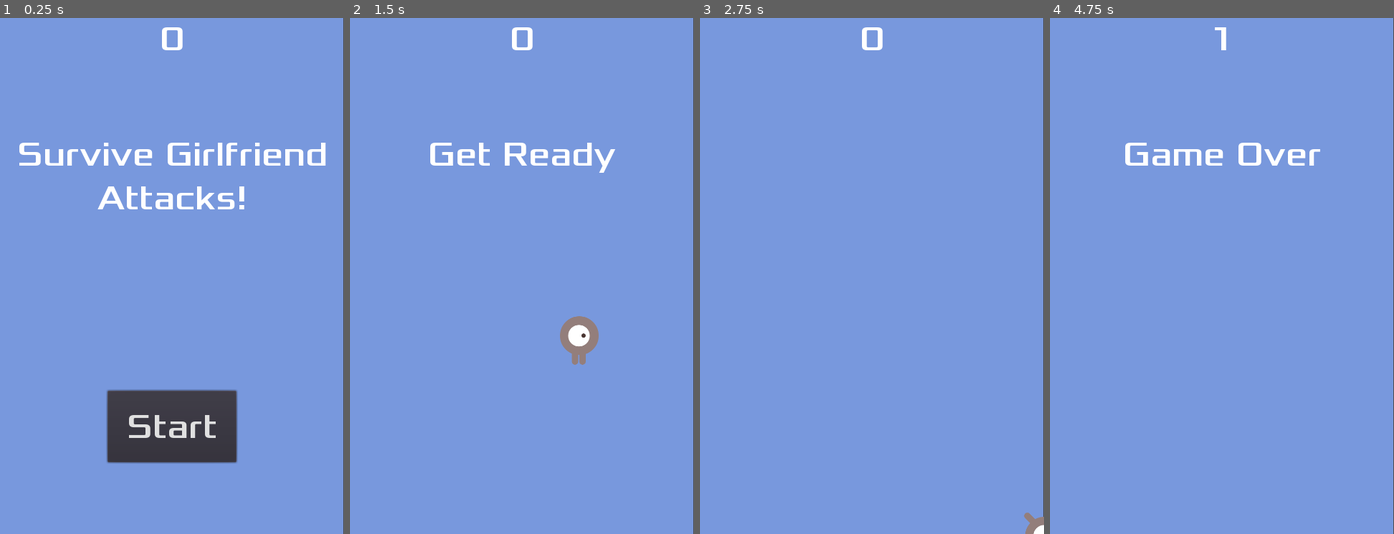
Above: before the commit, frames 1-4 (left to right).
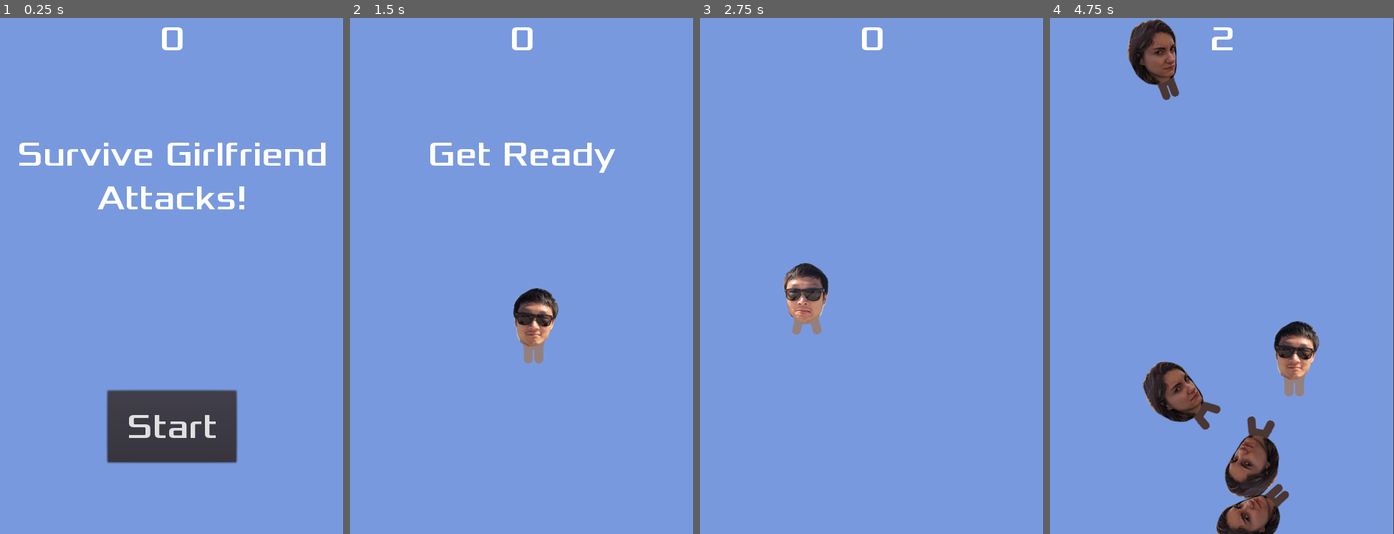
Above: after the commit, the same moments.

Repository: jacygao/dodger
Game: Godot game, scene res://Main.tscn
The game is run twice, just before and just after one commit, with the same random seed, the same clock (stepped at 60 frames per second) and the same inputs.
Inputs (mouse positions are in pixels of both pictures, inside the frame that each line leads up to):
- Up to frame 1 (0.25 s): no input
- Up to frame 2 (1.5 s): click "Start" at 0.5 s; tap Enter at 1.25 s; move the mouse to (597, 250) at 1.27 s; hold Right (ui_right) from 1.28 s (still down); click (597, 250) at 1.42 s
- Up to frame 3 (2.75 s): move the mouse to (803, 301) at 2.02 s; release Right (ui_right) at 2.03 s; hold Down (ui_down) from 2.03 s (still down); click (803, 301) at 2.17 s
- Up to frame 4 (4.75 s): move the mouse to (1256, 162) at 2.77 s; release Down (ui_down) at 2.78 s; hold Right (ui_right) 2.78-3.53 s; click (1256, 162) at 2.92 s; move the mouse to (1204, 379) at 3.52 s; hold Up (ui_up) 3.53-4.28 s; click (1204, 379) at 3.67 s; move the mouse to (1325, 353) at 4.27 s; hold Left (ui_left) from 4.28 s (still down); click (1325, 353) at 4.42 s

The runs differ from the first frame. In frame 2, 2.1% of the frame differs, in the area x 47-73%, y 52-68%; in frame 3, 1.5%; in frame 4, 8.7%, in the area x 21-79%, y 0-100%.

Commit message:
polished the game and completion

Diff:
--- a/HUD.gd
+++ b/HUD.gd
@@ -20,11 +20,11 @@
 	show_message("Game Over")
 	# Wait until the MessageTimer has counted down.
 	yield($MessageTimer, "timeout")
+	# Make a one-shot timer and wait for it to finish.
+	yield(get_tree().create_timer(1), "timeout")
 
 	$Message.text = "Survive Girlfriend Attacks!"
 	$Message.show()
-	# Make a one-shot timer and wait for it to finish.
-	yield(get_tree().create_timer(1), "timeout")
 	$StartButton.show()
 
 func update_score(score):
--- a/Mob.gd
+++ b/Mob.gd
@@ -8,5 +8,9 @@
 	var mob_types = $AnimatedSprite.frames.get_animation_names()
 	$AnimatedSprite.animation = mob_types[randi() % mob_types.size()]
 
+func _process(delta):
+	$AnimatedSprite.animation = "walk"
+	$AnimatedSprite.flip_v = false
+
 func _on_VisibilityNotifier2D_screen_exited():
 	queue_free()
--- a/Mob.tscn
+++ b/Mob.tscn
@@ -1,39 +1,25 @@
-[gd_scene load_steps=10 format=2]
+[gd_scene load_steps=6 format=2]
 
-[ext_resource path="res://dodge_assets/art/enemyFlyingAlt_1.png" type="Texture" id=1]
-[ext_resource path="res://dodge_assets/art/enemySwimming_1.png" type="Texture" id=2]
-[ext_resource path="res://dodge_assets/art/enemyWalking_1.png" type="Texture" id=3]
+[ext_resource path="res://dodge_assets/art/enemy_2.png" type="Texture" id=1]
+[ext_resource path="res://dodge_assets/art/enemy_1.png" type="Texture" id=2]
 [ext_resource path="res://Mob.gd" type="Script" id=4]
-[ext_resource path="res://dodge_assets/art/enemyWalking_2.png" type="Texture" id=5]
-[ext_resource path="res://dodge_assets/art/enemyFlyingAlt_2.png" type="Texture" id=6]
-[ext_resource path="res://dodge_assets/art/enemySwimming_2.png" type="Texture" id=7]
 
 [sub_resource type="SpriteFrames" id=1]
 animations = [ {
-"frames": [ ExtResource( 1 ), ExtResource( 6 ) ],
-"loop": true,
-"name": "fly",
-"speed": 5.0
-}, {
-"frames": [ ExtResource( 2 ), ExtResource( 7 ) ],
-"loop": true,
-"name": "swim",
-"speed": 5.0
-}, {
-"frames": [ ExtResource( 3 ), ExtResource( 5 ) ],
+"frames": [ ExtResource( 1 ), ExtResource( 2 ) ],
 "loop": true,
 "name": "walk",
 "speed": 5.0
 } ]
 
 [sub_resource type="CapsuleShape2D" id=2]
-radius = 36.2017
-height = 27.5751
+radius = 34.7011
+height = 42.7486
 
 [node name="Mob" type="RigidBody2D" groups=[
 "mobs",
 ]]
-position = Vector2( 51.6568, 49.1369 )
+position = Vector2( 48.2894, 53.9074 )
 collision_mask = 0
 gravity_scale = 0.0
 script = ExtResource( 4 )
@@ -47,9 +33,9 @@
 animation = "walk"
 speed_scale = 3.0
 playing = true
+flip_h = true
 
 [node name="CollisionShape2D" type="CollisionShape2D" parent="."]
-rotation = 1.5708
 shape = SubResource( 2 )
 
 [node name="VisibilityNotifier2D" type="VisibilityNotifier2D" parent="."]
--- a/Player.gd
+++ b/Player.gd
@@ -4,23 +4,35 @@
 
 export var speed = 400
 var screen_size
+# Add this variable to hold the clicked position.
+var target = Vector2()
 
 # Called when the node enters the scene tree for the first time.
 func _ready():
+	hide()
 	screen_size = get_viewport_rect().size
-	hide()
+
+# Change the target whenever a touch event happens.
+func _input(event):
+	if event is InputEventScreenTouch and event.pressed:
+		target = event.position
 
 # Called every frame. 'delta' is the elapsed time since the previous frame.
 func _process(delta):
 	var velocity = Vector2()
-	if Input.is_action_pressed("ui_right"):
-		velocity.x += 1
-	if Input.is_action_pressed("ui_left"):
-		velocity.x -= 1
-	if Input.is_action_pressed("ui_down"):
-		velocity.y += 1
-	if Input.is_action_pressed("ui_up"):
-		velocity.y -= 1
+# Move towards the target and stop when close.
+	if position.distance_to(target) > 10:
+		velocity = target - position
+
+# Remove keyboard controls.
+#    if Input.is_action_pressed("ui_right"):
+#       velocity.x += 1
+#    if Input.is_action_pressed("ui_left"):
+#        velocity.x -= 1
+#    if Input.is_action_pressed("ui_down"):
+#        velocity.y += 1
+#    if Input.is_action_pressed("ui_up"):
+#        velocity.y -= 1
 	if velocity.length() > 0:
 		velocity = velocity.normalized() * speed
 		$AnimatedSprite.play()
@@ -31,14 +43,11 @@
 	position.x = clamp(position.x, 0, screen_size.x)
 	position.y = clamp(position.y, 0, screen_size.y)
 
-	if velocity.x != 0:
-		$AnimatedSprite.animation = "walk"
-		$AnimatedSprite.flip_v = false
-		# See the note below about boolean assignment
-		$AnimatedSprite.flip_h = velocity.x < 0
-	elif velocity.y != 0:
-		$AnimatedSprite.animation = "up"
-		$AnimatedSprite.flip_v = velocity.y > 0
+
+	$AnimatedSprite.animation = "walk"
+	$AnimatedSprite.flip_v = false
+	# See the note below about boolean assignment
+	$AnimatedSprite.flip_h = velocity.x > 0
 
 
 func _on_Player_body_entered(_body):
@@ -48,5 +57,7 @@
 
 func start(pos):
 	position = pos
+	# Initial target is the start position.
+	target = pos
 	show()
 	$CollisionShape2D.disabled = false
--- a/Player.tscn
+++ b/Player.tscn
@@ -1,37 +1,31 @@
-[gd_scene load_steps=8 format=2]
+[gd_scene load_steps=6 format=2]
 
-[ext_resource path="res://dodge_assets/art/playerGrey_up1.png" type="Texture" id=1]
-[ext_resource path="res://dodge_assets/art/playerGrey_walk1.png" type="Texture" id=2]
+[ext_resource path="res://dodge_assets/art/player_1.png" type="Texture" id=1]
+[ext_resource path="res://dodge_assets/art/player_2.png" type="Texture" id=2]
 [ext_resource path="res://Player.gd" type="Script" id=3]
-[ext_resource path="res://dodge_assets/art/playerGrey_up2.png" type="Texture" id=4]
-[ext_resource path="res://dodge_assets/art/playerGrey_walk2.png" type="Texture" id=5]
 
 [sub_resource type="SpriteFrames" id=1]
 animations = [ {
-"frames": [ ExtResource( 1 ), ExtResource( 4 ) ],
-"loop": true,
-"name": "up",
-"speed": 5.0
-}, {
-"frames": [ ExtResource( 2 ), ExtResource( 5 ) ],
+"frames": [ ExtResource( 1 ), ExtResource( 2 ) ],
 "loop": true,
 "name": "walk",
 "speed": 5.0
 } ]
 
 [sub_resource type="CapsuleShape2D" id=2]
-radius = 53.8392
-height = 25.9594
+radius = 43.0336
+height = 58.2544
 
 [node name="Player" type="Area2D"]
 position = Vector2( 219.625, 390.665 )
-scale = Vector2( 0.5, 0.5 )
+scale = Vector2( 0.7, 0.7 )
 script = ExtResource( 3 )
 
 [node name="AnimatedSprite" type="AnimatedSprite" parent="."]
 frames = SubResource( 1 )
-animation = "up"
+animation = "walk"
 
 [node name="CollisionShape2D" type="CollisionShape2D" parent="."]
+position = Vector2( -3.57544, -0.238403 )
 shape = SubResource( 2 )
 [connection signal="body_entered" from="." to="." method="_on_Player_body_entered"]
--- a/project.godot
+++ b/project.godot
@@ -15,7 +15,8 @@
 
 [application]
 
-config/name="dodge creepers"
+config/name="Girfriend Attacks"
+config/description="How long can you survive girlfriend attacks?"
 run/main_scene="res://Main.tscn"
 config/icon="res://icon.png"
 
@@ -23,9 +24,16 @@
 
 window/size/width=480
 window/size/height=720
+window/handheld/orientation="portrait"
 window/stretch/mode="2d"
 window/stretch/aspect="keep"
 
+[input_devices]
+
+pointing/emulate_touch_from_mouse=true
+
 [rendering]
 
+quality/driver/driver_name="GLES2"
+vram_compression/import_etc=true
 environment/default_environment="res://default_env.tres"
Binary file added: dodge_assets/art/enemy_1.png
Not shown, added: dodge_assets/art/enemy_1.png.import
Binary file added: dodge_assets/art/enemy_2.png
Not shown, added: dodge_assets/art/enemy_2.png.import
Binary file added: dodge_assets/art/player_1.png
Not shown, added: dodge_assets/art/player_1.png.import
Binary file added: dodge_assets/art/player_2.png
Not shown, added: dodge_assets/art/player_2.png.import
Not shown, added: export_presets.cfg
